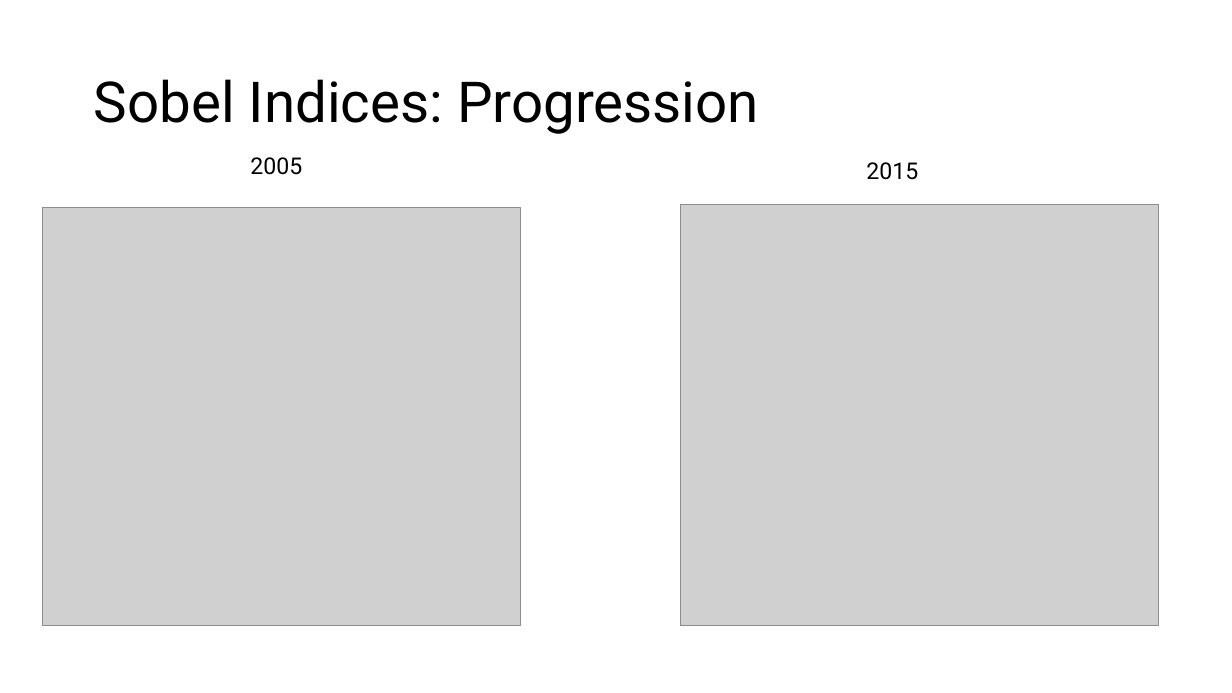
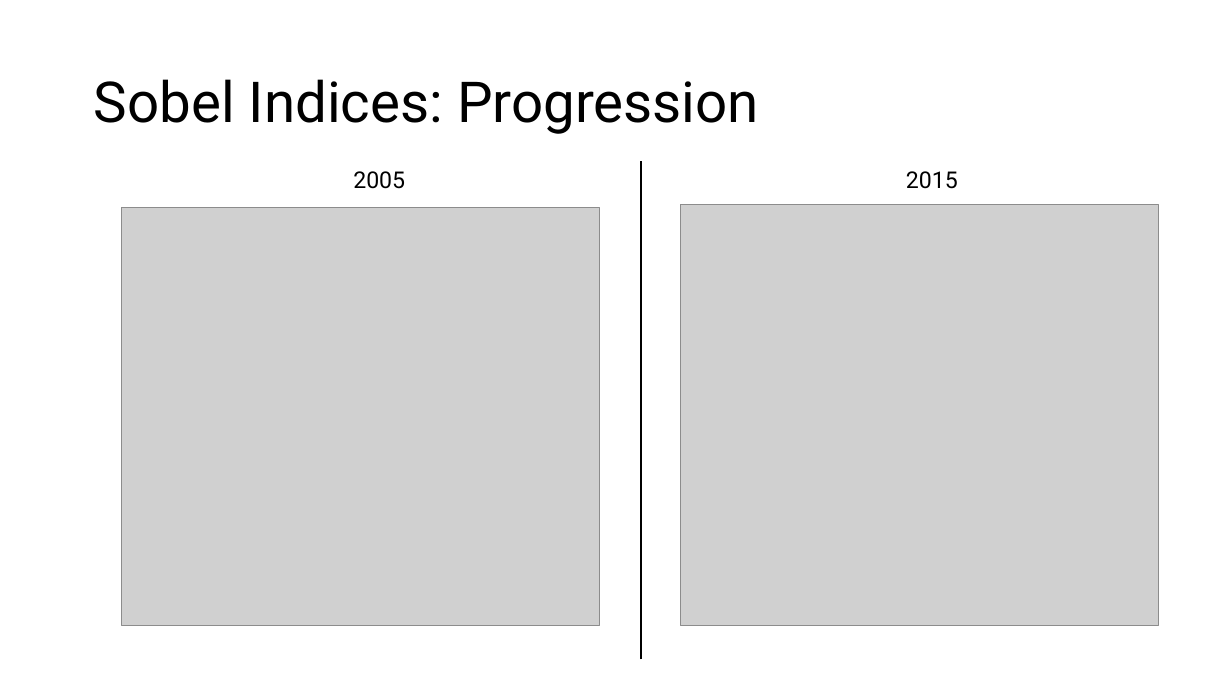
Before and after one commit to adenooy2/MSc-Thesis, a slide deck: slide 13 of documentation/Thesis Interim Results.pptx. Drawn at 1232x693 pixels with LibreOffice and Linux fonts; fonts in the diff are those of the drawing; grey boxes stand for pictures. Boxes give left, top, right and bottom in pixels: in the first picture for what was removed or moved away, otherwise in the second. Text is boxed around its words. In the diff, an @@ line names an element or a change of style, - is before the commit and + after.

```diff
--- a/documentation/Thesis Interim Results.pptx
+++ b/documentation/Thesis Interim Results.pptx
@@ text "2005": place and size @@
-text "2005" at bbox=[250, 157, 302, 175]
+text "2005" at bbox=[353, 171, 405, 189]
@@ line added from (641, 660) to (641, 162), #000000 1.5 pt @@
@@ text "2015": place and size @@
-text "2015" at bbox=[866, 162, 918, 180]
+text "2015" at bbox=[906, 171, 958, 189]
@@ picture: place and size @@
-picture at bbox=[43, 207, 520, 626]
+picture at bbox=[122, 207, 600, 626]
```
Also in this commit, not shown: 7 other files.
